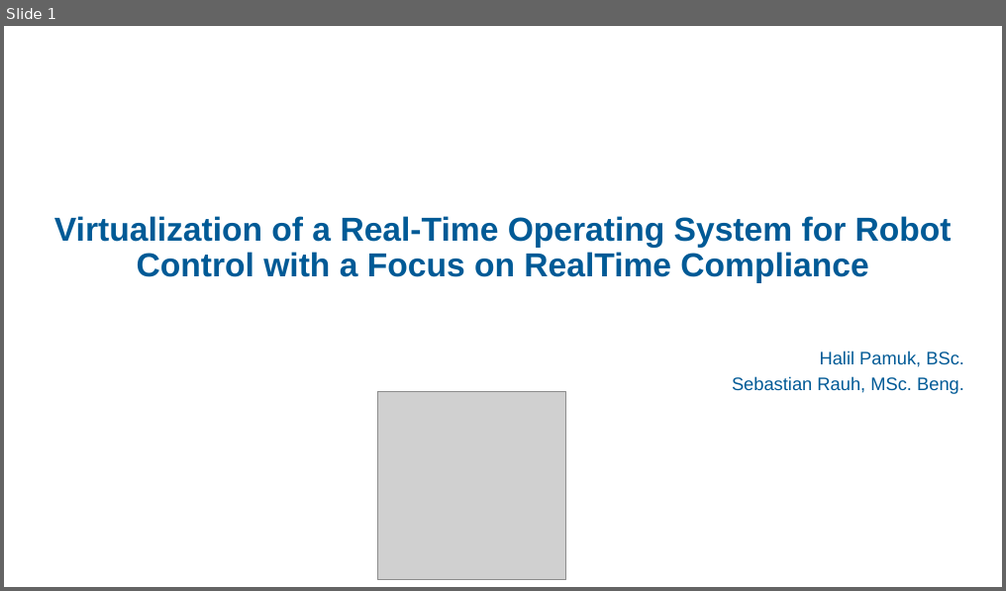
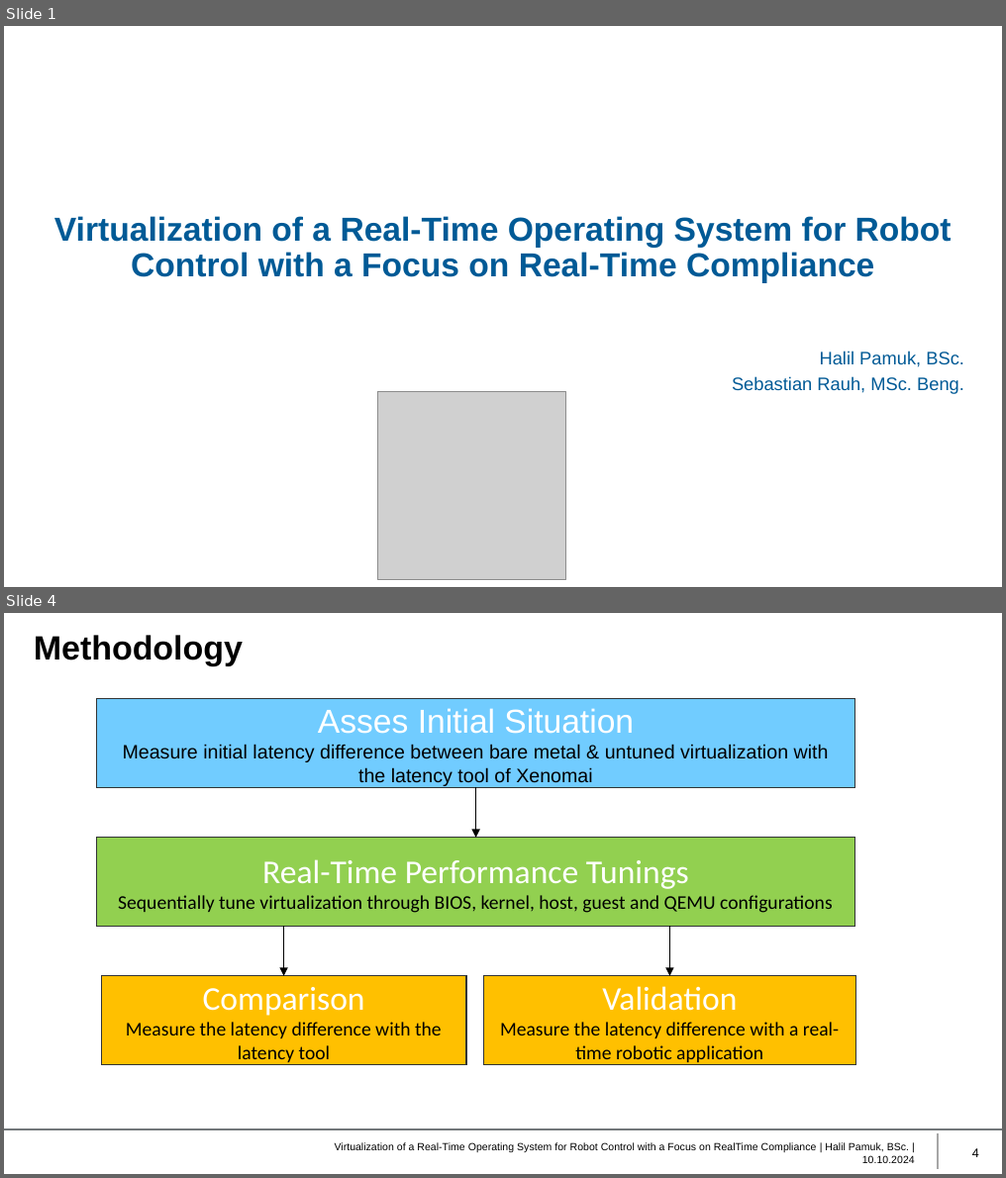
Before and after one commit to HIP24/Masterarbeit, a slide deck: Masterprüfung/Presentation/Presentation.pptx. Shown one above the other, each under a label of ours: slide 1 before the commit, slides 1 and 4 after it; the slides between them are not shown. The pictures are 1006x591 and 1006x1178 pixels, drawn with LibreOffice and Linux fonts; fonts in the diff are those of the drawing; grey boxes stand for pictures; background and template pictures are left out. Boxes give left, top, right and bottom in pixels: in the first picture for what was removed or moved away, otherwise in the second. Text is boxed around its words. In the diff, an @@ line names an element or a change of style, - is before the commit and + after.

```diff
--- a/Masterprüfung/Presentation/Presentation.pptx
+++ b/Masterprüfung/Presentation/Presentation.pptx
@@ slide 4 added at bbox=[4, 613, 1002, 1174], background #FFFFFF @@
@@ title added at bbox=[34, 635, 243, 665], 24.3 pt, text #000000, bold @@
+Methodology
@@ rectangle added at bbox=[97, 699, 855, 787], fill #71CCFF, outline #323435 1 pt, 14 pt, text #000000 @@
+Asses Initial Situation
+Measure initial latency difference between bare metal & untuned virtualization with the latency tool of Xenomai
@@ arrow added from (476, 787) to (476, 838), #000000 0.5 pt @@
@@ rectangle added at bbox=[97, 838, 855, 927], fill #92D050, outline #323435 1 pt, 14 pt, text #000000 @@
+Real-Time Performance Tunings
+Sequentially tune virtualization through BIOS, kernel, host, guest and QEMU configurations
@@ arrow added from (283, 927) to (283, 976), #000000 0.5 pt @@
@@ arrow added from (669, 927) to (669, 976), #000000 0.5 pt @@
@@ rectangle added at bbox=[102, 976, 467, 1065], fill #FFC000, outline #323435 1 pt, 14 pt, text #000000 @@
+Comparison
+Measure the latency difference with the latency tool
@@ rectangle added at bbox=[484, 976, 856, 1065], fill #FFC000, outline #323435 1 pt, 14 pt, text #000000 @@
+Validation
+Measure the latency difference with a real-time robotic application
@@ line added from (4, 1130) to (1002, 1130), #72777A 1 pt @@
@@ text added at bbox=[335, 1143, 915, 1163], 7.5 pt, text #000000 @@
+Virtualization of a Real-Time Operating System for Robot Control with a Focus on RealTime Compliance | Halil Pamuk, BSc. | 10.10.2024
@@ line added from (938, 1133) to (938, 1169), #A6A6A6 1 pt @@
@@ page number added at bbox=[972, 1149, 979, 1157], 9 pt, text #000000 @@
+4
@@ slide 1 changed as well @@
@@ title at bbox=[54, 216, 951, 283]: text changed @@
-Virtualization of a Real-Time Operating System for Robot Control with a Focus on RealTime Compliance
+Virtualization of a Real-Time Operating System for Robot Control with a Focus on Real-Time Compliance
```
Also in this commit, not shown: 8 other slides changed.
